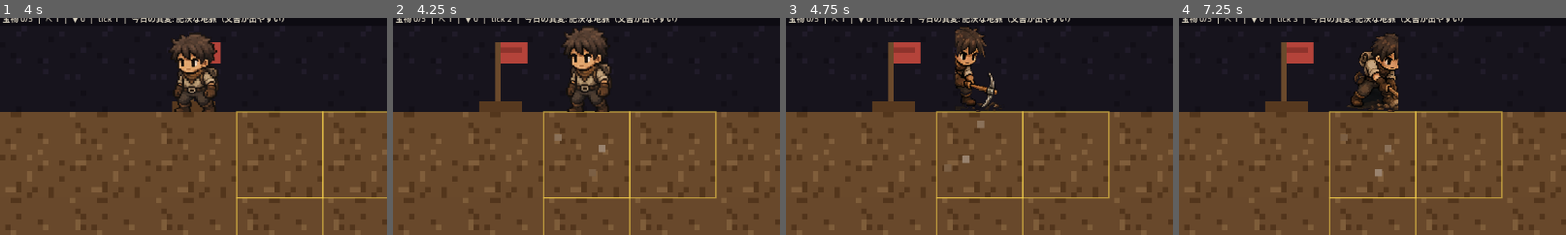
Above: before the commit, frames 1-4 (left to right).
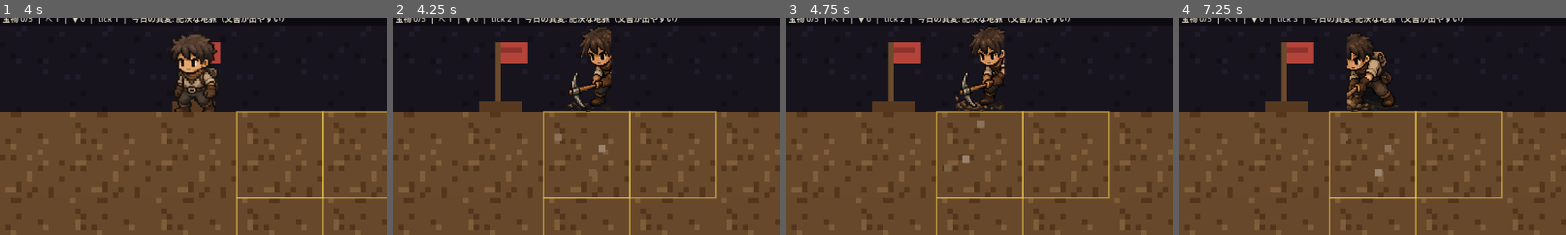
Above: after the commit, the same moments.

Repository: jinsei0604/UnderDesk
Game: Godot game, scene res://src/ui/main.tscn
Same seed, same stepped clock (60 frames per second), same inputs: the game is played once before the commit and once after it.
Inputs (mouse positions are % of the whole screen's width and height, from its top left):
- Up to frame 1 (4 s): tap Enter at 0.5 s; drag from (20, 5) to (24, 3) at 0.52 s; click "自動:あり" at 1.25 s; click "自動:なし" at 2 s; click "祭壇" at 2.75 s; click "掘る" at 3.5 s
- Up to frame 2 (4.25 s): no input
- Up to frame 3 (4.75 s): click "宿舎" at 4.25 s
- Up to frame 4 (7.25 s): click "ギルド" at 5 s; click "書庫" at 5.75 s; click "OK" at 6.5 s
The pictures show only the part of the screen within x 14-64%, y 2-51%; the shares and areas given below are measured in that part.

Frame 1 is identical in both runs. In frame 2, 2.8% of the frame differs, in the area x 44-57%, y 4-44%; in frame 3, 2.9%; in frame 4, 3.0%, in the area x 43-57%, y 6-44%.

Commit message:
Fix dig animation: correct orientation mismatch, add wind-up-lift frame, always start swings at wind-up instead of a random phase

Diff:
--- a/src/ui/main.gd
+++ b/src/ui/main.gd
@@ -59,6 +59,11 @@
 var scroll_y: int = 0
 var scroll_x: int = 0
 var _anim_frame: int = 0
+## Per-minion dig-swing phase (UI-only, not simulation state): every
+## swing starts at the wind-up frame instead of wherever the global
+## animation counter happens to be, or a new dig could open mid-strike.
+var _prev_minion_state: Dictionary = {}  # minion id -> UDMinion.State
+var _dig_anim_start: Dictionary = {}  # minion id -> _anim_frame at swing start
 var _facing: Dictionary = {}  # minion id -> -1 (left) / 1 (right)
 
 ## Which way each character's source art faces (mirrored for the other
@@ -226,6 +231,7 @@
 func _on_tick() -> void:
 	_sync_daily()
 	sim.tick()
+	_track_dig_swing_starts()
 	if not settings.tutorial_seen and sim.tick_count >= UD.TUTORIAL_TICKS:
 		settings.tutorial_seen = true
 		settings.save()
@@ -247,6 +253,18 @@
 	UDResidentWindow.sync_render_loop(get_window())
 	_follow_camera()
 	queue_redraw()
+
+
+## Stamps the animation-time origin of every swing the instant a minion
+## enters DIGGING, so _draw_minions always starts the loop at the
+## wind-up frame instead of sampling into it mid-strike.
+func _track_dig_swing_starts() -> void:
+	for minion in sim.minions:
+		var prev_state: int = int(_prev_minion_state.get(minion.id, -1))
+		if minion.state == UDMinion.State.DIGGING \
+				and prev_state != UDMinion.State.DIGGING:
+			_dig_anim_start[minion.id] = _anim_frame
+		_prev_minion_state[minion.id] = minion.state
 
 
 ## The camera anchors on the protagonist (minion 0): wherever they walk
@@ -669,11 +687,16 @@
 				rect.position + Vector2(0, bob), Vector2(cell_px, cell_px - bob)
 			)
 			var tex: Texture2D
-			# The frame set is a dig loop (§6), not a walk cycle: only
-			# animate while actually digging, or the sprite reads as
-			# jittering rather than walking while moving between jobs.
+			# The frame set is a dig loop (§6: wind-up -> strike -> dust
+			# -> recover), not a walk cycle: only animate while actually
+			# digging, or the sprite reads as jittering while moving
+			# between jobs. The swing always starts at the wind-up frame
+			# (index 1: index 0 is the idle/base pose) relative to when
+			# THIS dig began, not the global animation clock, or a swing
+			# could open already mid-strike.
 			if minion.state == UDMinion.State.DIGGING and art.frame_count(art_key) > 1:
-				tex = art.frame(art_key, _anim_frame + minion.id)
+				var swing_start := int(_dig_anim_start.get(minion.id, _anim_frame))
+				tex = art.frame(art_key, 1 + _anim_frame - swing_start)
 			else:
 				tex = art.texture(art_key)
 			var native := int(MINION_NATIVE_FACING.get(art_variant, 1))
--- a/tests/core/test_foundation.gd
+++ b/tests/core/test_foundation.gd
@@ -18,7 +18,7 @@
 
 func test_art_frame_animation() -> void:
 	var lib := UDArtLibrary.load_default([])
-	assert_eq(lib.frame_count("minion_0"), 5, "protagonist has a 5-frame dig loop")
+	assert_eq(lib.frame_count("minion_0"), 6, "protagonist has a 6-frame dig loop")
 	assert_eq(lib.frame_count("minion_2"), 2, "Riko has a blink frame")
 	assert_eq(lib.frame_count("terrain_soil"), 1, "static tiles stay single-frame")
 	assert_eq(lib.frame_count("minion_1"), 0, "missing art has no frames")
--- a/tools/extract_sprites.gd
+++ b/tools/extract_sprites.gd
@@ -15,7 +15,14 @@
 
 ## Outputs flipped horizontally so every frame of a character faces the
 ## same way (the game mirrors at draw time for the other direction).
-const FLIP_X_OUTPUTS: Array[String] = ["minion_0"]
+## Every minion_0 frame must agree with the base idle pose's orientation
+## or the dig loop visibly snaps to face the wrong way mid-swing (bug
+## found 2026-07-12: the miner_v2 preset's raw poses face the opposite
+## way from the kept idle frame).
+const FLIP_X_OUTPUTS: Array[String] = [
+	"minion_0", "minion_0_f2", "minion_0_f3", "minion_0_f4", "minion_0_f5",
+	"minion_0_f6",
+]
 
 ## preset -> { src, crops: { out_name: [x, y, w, h] } }
 const PRESETS := {
@@ -62,10 +69,11 @@
 			# of the neighboring pose in this sheet, so the original,
 			# already-shipped idle frame is kept and only the swing
 			# frames below are sourced from this sheet.
-			"minion_0_f2": 7,   # wind-up at apex
-			"minion_0_f3": 8,   # strike begins, light dust
-			"minion_0_f4": 25,  # strike peak, dust bursts
-			"minion_0_f5": 9,   # dust settling, eases back toward idle
+			"minion_0_f2": 21,  # wind-up lifting (fixes the idle->apex snap)
+			"minion_0_f3": 7,   # wind-up at apex
+			"minion_0_f4": 8,   # strike begins, light dust
+			"minion_0_f5": 25,  # strike peak, dust bursts
+			"minion_0_f6": 9,   # dust settling, eases back toward idle
 		},
 	},
 }
Binary file changed: assets/art/minion_0_f2.png
Binary file changed: assets/art/minion_0_f3.png
Binary file changed: assets/art/minion_0_f4.png
Binary file changed: assets/art/minion_0_f5.png
Binary file added: assets/art/minion_0_f6.png
Not shown, added: assets/art/minion_0_f6.png.import
Not shown, changed: CLAUDE.md
